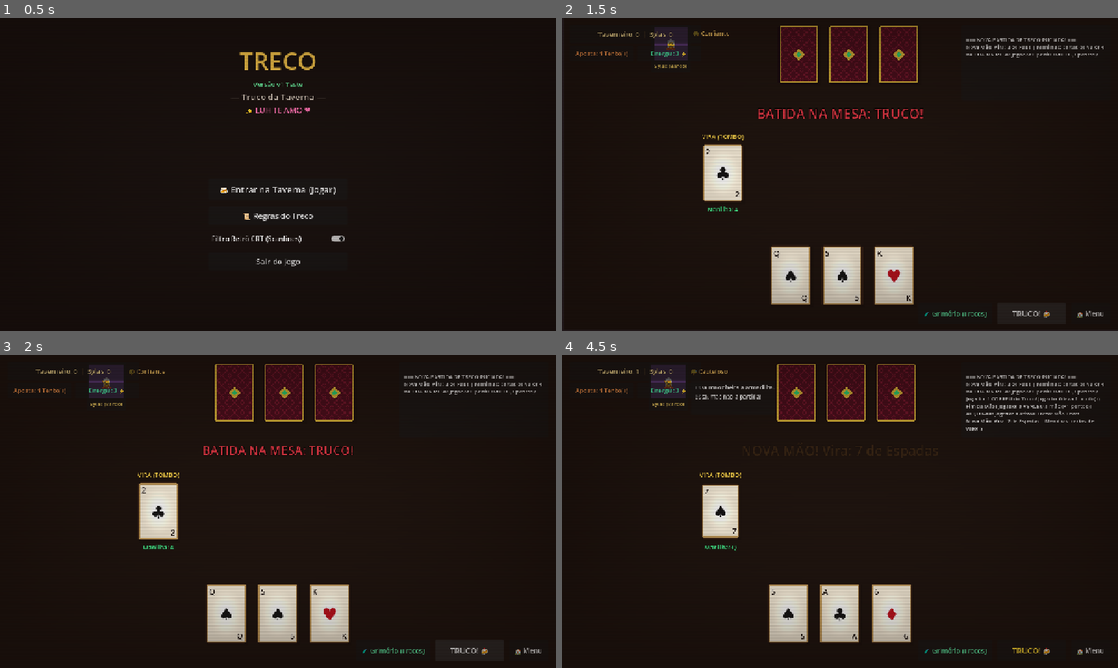
Above: before the commit, frames 1-4 (two rows, left to right).
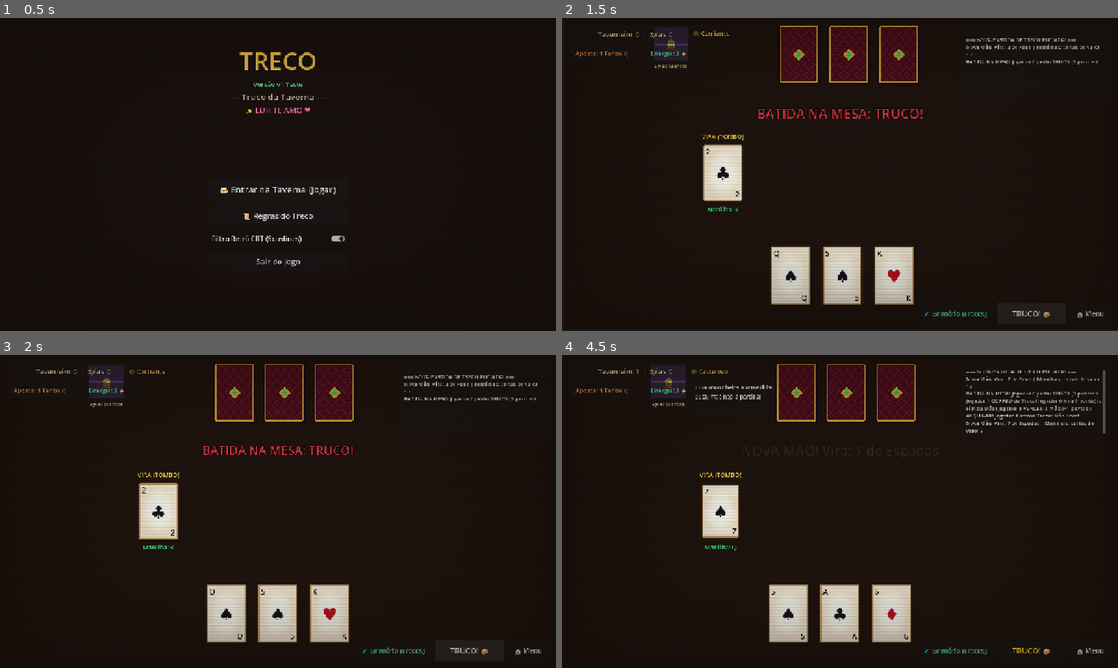
Above: after the commit, the same moments.

Repository: zakkw92/TRECO---THE---GAME
Game: Godot game, scene res://scenes/MainMenu.tscn
The game is run twice, just before and just after one commit, with the same random seed, the same clock (stepped at 60 frames per second) and the same inputs.
Inputs:
- Up to frame 1 (0.5 s): no input
- Up to frame 2 (1.5 s): click "🍻 Entrar na Taverna (Jogar)" at 0.5 s; click "TRUCO! 🍻" at 1.25 s
- Up to frame 3 (2 s): no input
- Up to frame 4 (4.5 s): click "🧪 Grimório (Trecos)" at 2 s; click "✨ Ativar Efeito" at 2.75 s; click "🧪 Grimório (Trecos)" at 3.5 s; click "Fechar Grimório" at 4.25 s

Frame 1 is identical in both runs. In frame 2, 0.2% of the frame differs, in the area x 31-98%, y 8-62%; in frame 3, 0.2%; in frame 4, 1.7%, in the area x 72-98%, y 4-26%.

Commit message:
feat(rules): Implementa 100% das regras oficiais do Truco Paulista (sequencia de vira, desempates e penalidade de Mao de 11)

Diff:
--- a/scripts/core/MatchManager.gd
+++ b/scripts/core/MatchManager.gd
@@ -177,6 +177,16 @@
 	if last_truco_raiser == caller_id:
 		return false
 
+	# Penalidade da Mão de 11 do Truco Paulista: pedir Truco com 11 pontos causa derrota imediata
+	if score[caller_id] == 11:
+		var other_player = 1 if caller_id == 0 else 0
+		score[other_player] = 12
+		score_updated.emit(score[0], score[1])
+		log_message.emit("PENALIDADE! Jogador %d pediu Truco na Mão de 11 e perdeu a partida imediatamente!" % caller_id)
+		_set_state(State.GAME_OVER)
+		match_ended.emit(other_player)
+		return false
+
 	var next_bet = _get_next_bet_level(current_bet)
 	if next_bet == -1:
 		return false
--- a/scripts/core/TrucoRules.gd
+++ b/scripts/core/TrucoRules.gd
@@ -1,8 +1,12 @@
 class_name TrucoRules
 extends RefCounted
 
+# Ordem oficial das cartas no Truco Paulista (da mais fraca para a mais forte)
+# 4, 5, 6, 7, Q (8), J (9), K (10), Ás (11), 2 (12), 3 (13)
 const RANK_ORDER: Array[int] = [4, 5, 6, 7, 8, 9, 10, 11, 12, 13]
 
+# Força dos naipes exclusiva para Manilhas:
+# 1º Paus (Zap - 400) > 2º Copas (300) > 3º Espadas (200) > 4º Ouros (100)
 const SUIT_STRENGTH_MAP: Dictionary = {
 	CardData.Suit.OUROS: 100,
 	CardData.Suit.ESPADAS: 200,
@@ -10,18 +14,17 @@
 	CardData.Suit.PAUS: 400
 }
 
+# Retorna a Manilha seguinte na sequência circular do Truco Paulista
+# Virou 3 -> 4 | Virou 7 -> Q | Virou K -> A | Virou A -> 2 | Virou 2 -> 3
 static func get_manilha_rank_for_vira(vira_rank: int) -> int:
-	# Regra da Taverna: quando o tombo/vira for 2 ou 3, a manilha é o 4
-	if vira_rank == 12: # 2
-		return 4
-	if vira_rank == 13: # 3
-		return 4
-
 	var idx = RANK_ORDER.find(vira_rank)
 	if idx == -1:
 		return 4
 	return RANK_ORDER[(idx + 1) % RANK_ORDER.size()]
 
+# Retorna o valor numérico de força da carta:
+# - Cartas comuns: 4 (mais fraca) até 13 (3 - mais forte comum). O naipe não altera a força.
+# - Manilhas: 1000 + peso do naipe (1100 a 1400 - Zap).
 static func get_card_strength(card: CardData, vira: CardData) -> int:
 	if card == null:
 		return -1
@@ -30,6 +33,7 @@
 		return 1000 + int(SUIT_STRENGTH_MAP.get(card.suit, 0))
 	return card.rank_value
 
+# Compara duas cartas. Retorna: 0 se card_a vence, 1 se card_b vence, -1 se empate (canga)
 static func compare_cards(card_a: CardData, card_b: CardData, vira: CardData) -> int:
 	var str_a = get_card_strength(card_a, vira)
 	var str_b = get_card_strength(card_b, vira)
@@ -40,6 +44,7 @@
 	else:
 		return -1
 
+# Resolve a vaza considerando blefe de cartas viradas (escondidas)
 static func resolve_trick(played_cards: Array, starter_id: int, vira: CardData) -> Dictionary:
 	var card_0: CardData = played_cards[0]
 	var card_1: CardData = played_cards[1]
@@ -56,6 +61,12 @@
 		return {"winner": -1, "is_draw": true}
 	return {"winner": comp, "is_draw": false}
 
+# Regras oficiais de desempate do Truco Paulista em melhor de 3 vazas:
+# - Empate na 1ª vaza -> vence a mão quem ganhar a 2ª vaza.
+# - Empate na 1ª e 2ª vazas -> vence quem ganhar a 3ª vaza.
+# - Empate na 2ª vaza -> vence a mão quem ganhou a 1ª vaza.
+# - Empate na 3ª vaza -> vence a mão quem ganhou a 1ª vaza.
+# - Empate nas 3 vazas -> ninguém pontua (-1).
 static func evaluate_hand_winner(trick_results: Array) -> int:
 	var p0_wins = 0
 	var p1_wins = 0
@@ -66,22 +77,25 @@
 		elif res == 1: p1_wins += 1
 		elif res == -1: draws += 1
 
+	# Quem fez 2 vazas normais vence a mão
 	if p0_wins >= 2: return 0
 	if p1_wins >= 2: return 1
 
+	# 1. Empate na 1ª rodada
 	if trick_results.size() >= 1 and trick_results[0] == -1:
-		if trick_results.size() >= 2:
-			if trick_results[1] != -1:
-				return trick_results[1]
-			if trick_results.size() >= 3:
-				if trick_results[2] != -1:
-					return trick_results[2]
-				return 0
+		if trick_results.size() >= 2 and trick_results[1] != -1:
+			return trick_results[1] # Quem ganha a 2ª leva
+		if trick_results.size() >= 3 and trick_results[2] != -1:
+			return trick_results[2] # Empatou 1ª e 2ª, quem ganha a 3ª leva
+		if trick_results.size() >= 3 and trick_results[0] == -1 and trick_results[1] == -1 and trick_results[2] == -1:
+			return -1 # Empate nas 3: ninguém pontua
 
+	# 2. Empate na 2ª rodada -> vence quem ganhou a 1ª
 	if trick_results.size() >= 2 and trick_results[1] == -1:
 		return trick_results[0]
 
+	# 3. Empate na 3ª rodada -> vence quem ganhou a 1ª
 	if trick_results.size() >= 3 and trick_results[2] == -1:
 		return trick_results[0]
 
-	return -2
+	return -2 # Mão ainda em andamento
